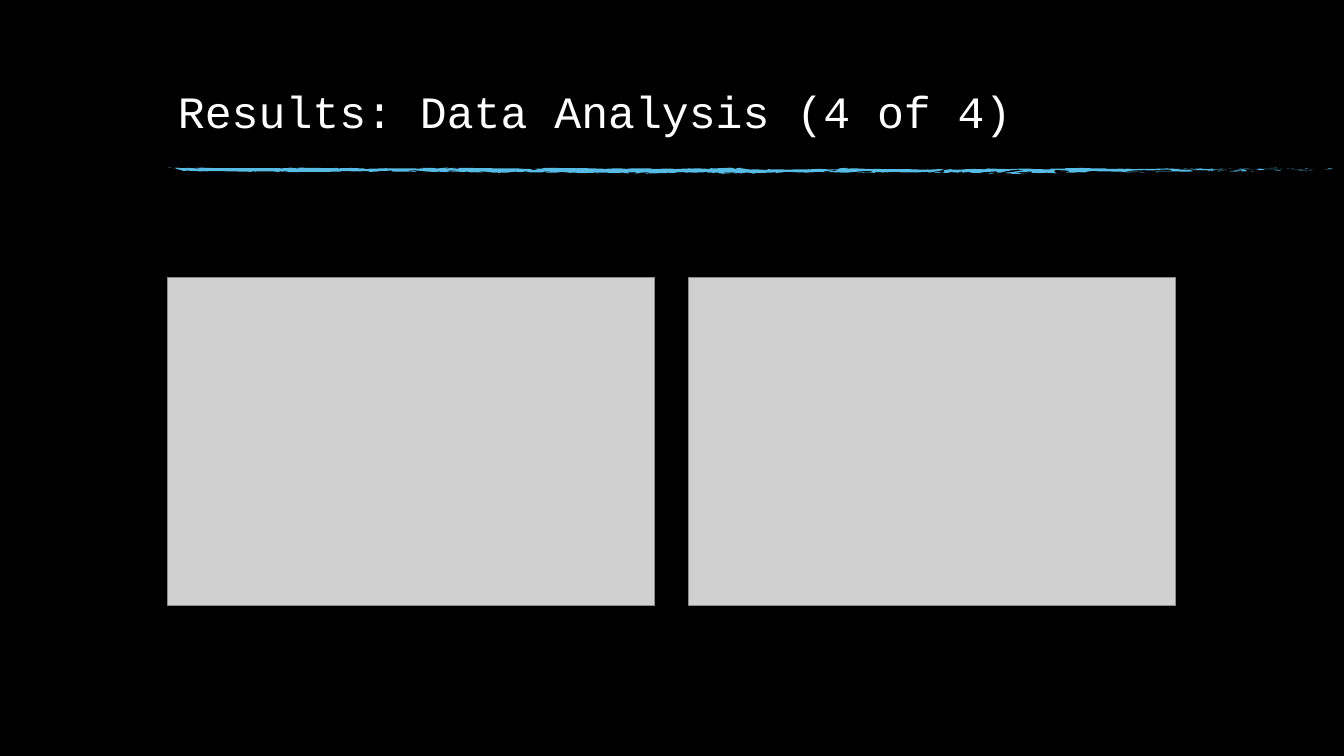
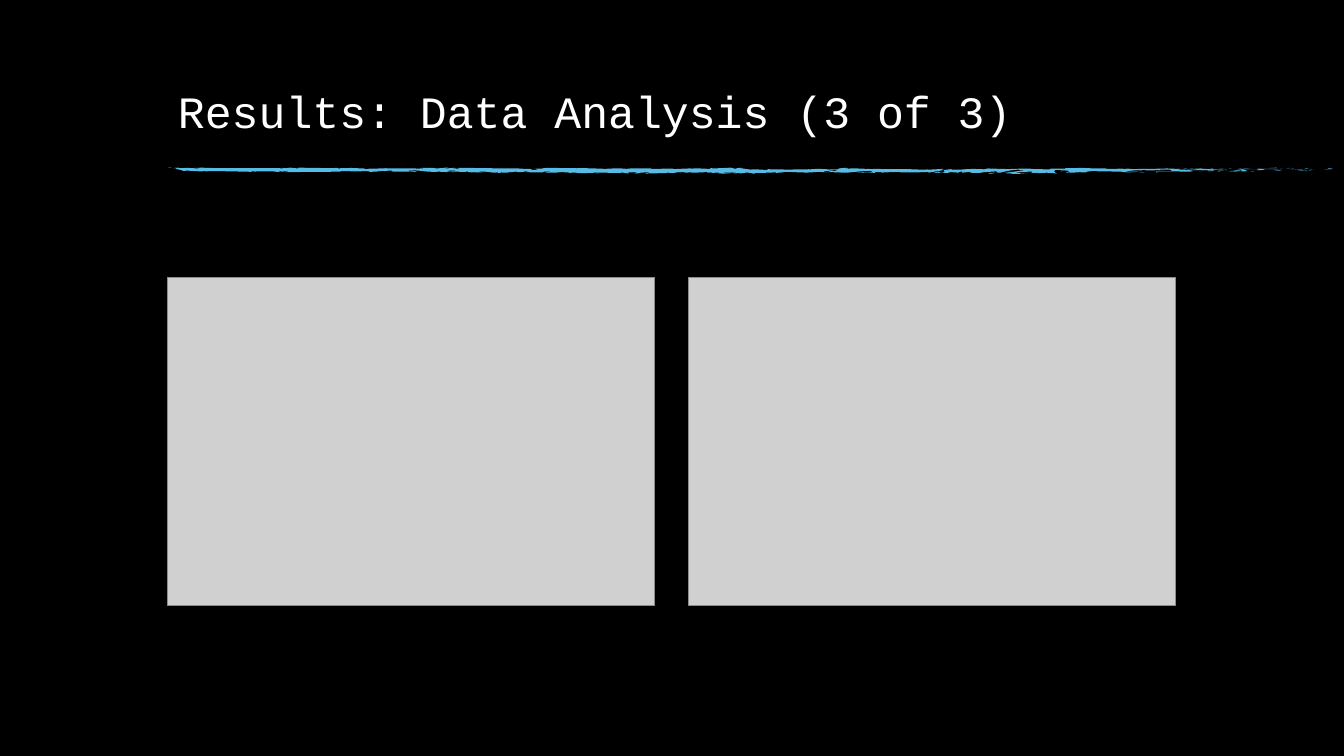
Before and after one commit to msnyde8/Graduate_Project-Upset_Potential, a slide deck: slide 9 of Upset Potential in the NFL.pptx (slide 10 before the commit). Drawn at 1344x756 pixels with LibreOffice and Linux fonts; fonts in the diff are those of the drawing; grey boxes stand for pictures; background and template pictures are left out. Boxes give left, top, right and bottom in pixels: in the first picture for what was removed or moved away, otherwise in the second. Text is boxed around its words. In the diff, an @@ line names an element or a change of style, - is before the commit and + after.

Commit message:
Updates at work to paper with new upset classification data and slides to match

```diff
--- a/Upset Potential in the NFL.pptx
+++ b/Upset Potential in the NFL.pptx
@@ title at (178, 96, 1012, 138): text changed @@
-Results: Data Analysis (4 of 4)
+Results: Data Analysis (3 of 3)
```
Also in this commit, not shown: 11 other slides changed, 1 slide added, 6 slides removed, 1 other file.
